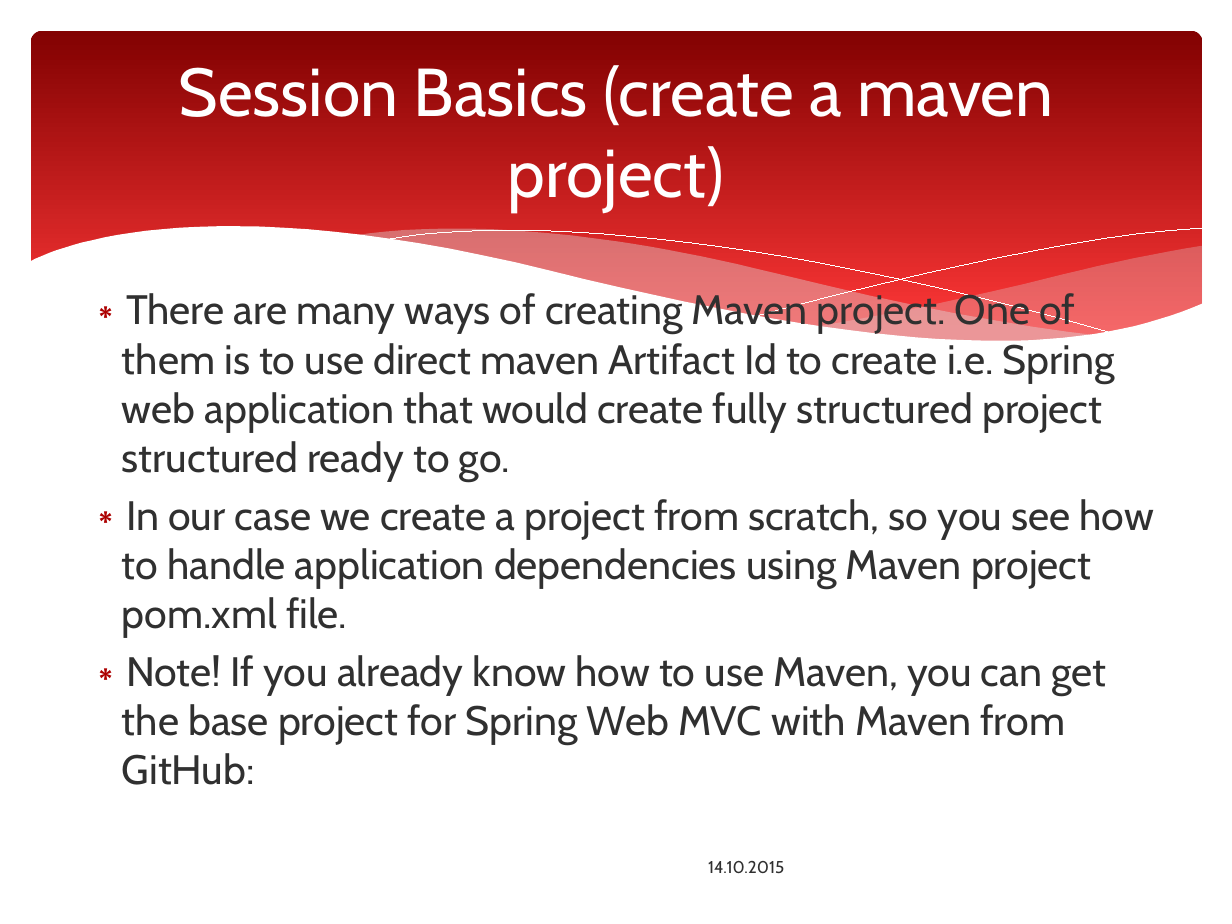
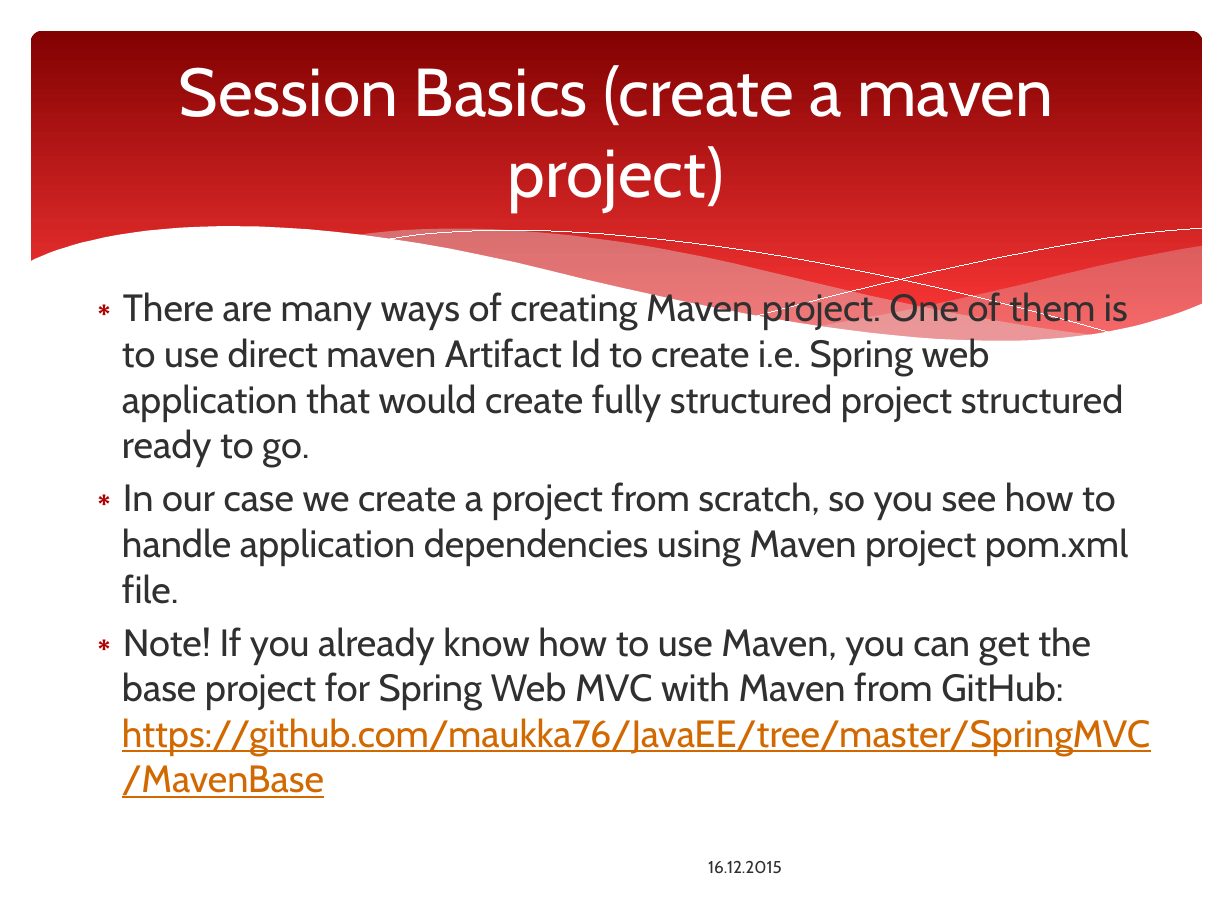
Before and after one commit to ttakkula/javaee-spring-maven, a slide deck: slide 41 of SpringMVC/Spring_Web_MVC_Framework.pptx. Drawn at 1232x924 pixels with LibreOffice and Linux fonts; fonts in the diff are those of the drawing; background and template pictures are left out. Boxes give left, top, right and bottom in pixels: in the first picture for what was removed or moved away, otherwise in the second. Text is boxed around its words. In the diff, an @@ line names an element or a change of style, - is before the commit and + after.

Commit message:
updated

```diff
--- a/SpringMVC/Spring_Web_MVC_Framework.pptx
+++ b/SpringMVC/Spring_Web_MVC_Framework.pptx
@@ text at [122,289,1128,604]: size 24 to 22.2 pt in "There are many ways of creating Maven ...", "In our case we create a project ..." @@
@@ text at [122,627,1150,798]: text changed; size 24 to 22.2 pt @@
-∗ Note! If you already know how to use Maven, you can get the base project for Spring Web MVC with Maven from GitHub:
+∗ Note! If you already know how to use Maven, you can get the base project for Spring Web MVC with Maven from GitHub: https://github.com/maukka76/JavaEE/tree/master/SpringMVC/MavenBase
@@ text at [708,861,782,873]: text changed @@
-14.10.2015
+16.12.2015
```
Also in this commit, not shown: 69 other slides changed, 30 slides added, 1 slide removed.
